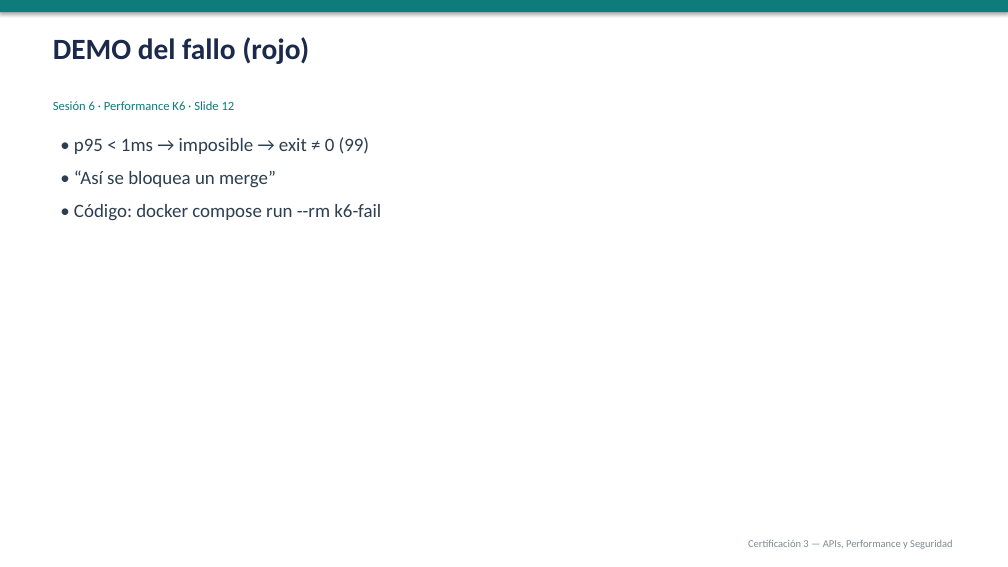
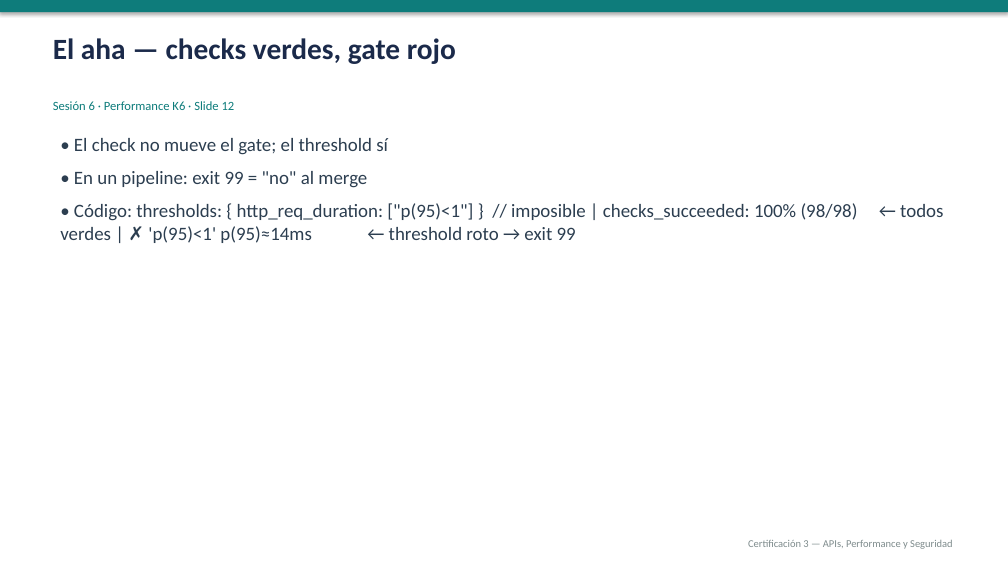
Before and after one commit to gbarandica/qa-automation-certification-3, a slide deck: slide 12 of sesiones/sesion-06/sesion-06.pptx. Drawn at 1008x567 pixels with LibreOffice and Linux fonts; fonts in the diff are those of the drawing. Boxes give left, top, right and bottom in pixels: in the first picture for what was removed or moved away, otherwise in the second. Text is boxed around its words. In the diff, an @@ line names an element or a change of style, - is before the commit and + after.

```diff
--- a/sesiones/sesion-06/sesion-06.pptx
+++ b/sesiones/sesion-06/sesion-06.pptx
@@ text at (53,38,456,64): text changed @@
-DEMO del fallo (rojo)
+El aha — checks verdes, gate rojo
@@ text at (60,138,858,243): text changed @@
-• p95 < 1ms → imposible → exit ≠ 0 (99)
-• “Así se bloquea un merge”
-• Código: docker compose run --rm k6-fail
+• El check no mueve el gate; el threshold sí
+• En un pipeline: exit 99 = "no" al merge
+• Código: thresholds: { http_req_duration: ["p(95)<1"] } // imposible | checks_succeeded: 100% (98/98) ← todos verdes | ✗ 'p(95)<1' p(95)≈14ms ← threshold roto → exit 99
```
Also in this commit, not shown: 19 other slides changed, 16 other files.
